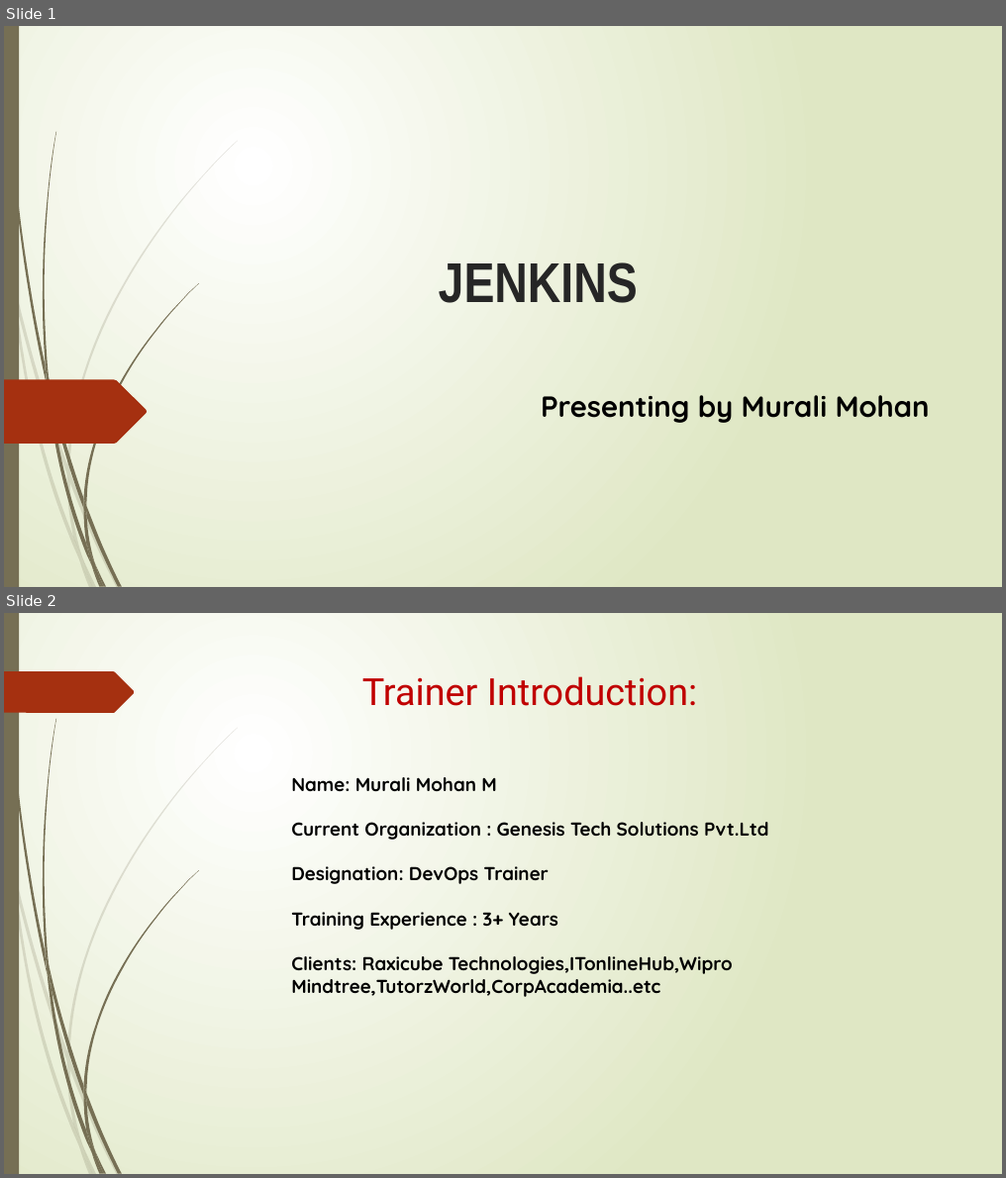
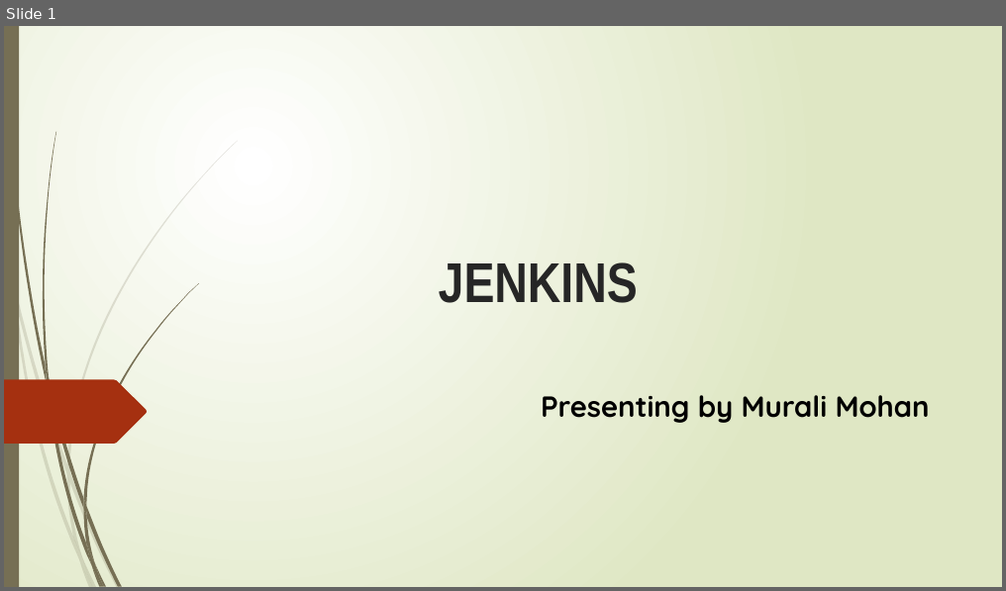
Before and after one commit to Msocial123/Gainsight-Training, a slide deck: Jenkins Presentation - Vallika.pptx. Shown one above the other, each under a label of ours: slides 1 and 2 before the commit, slide 1 after it. The pictures are 1006x1178 and 1006x591 pixels, drawn with LibreOffice and Linux fonts; fonts in the diff are those of the drawing. Boxes give left, top, right and bottom in pixels: in the first picture for what was removed or moved away, otherwise in the second. Text is boxed around its words. In the diff, an @@ line names an element or a change of style, - is before the commit and + after.

```diff
--- a/Jenkins Presentation - Vallika.pptx
+++ b/Jenkins Presentation - Vallika.pptx
@@ slide 2 removed at [4,613,1002,1174], background gradient #FFFFFF to #DFE8C4; not listed: 23 template elements that a slide beside it also shows @@
@@ freeform shape removed at [4,671,135,713] @@
@@ title removed at [362,676,697,706] @@
-Trainer Introduction:
@@ text removed at [291,777,768,997] @@
-Name: Murali Mohan M
-Current Organization : Genesis Tech Solutions Pvt.Ltd
-Designation: DevOps Trainer
-Training Experience : 3+ Years
-Clients: Raxicube Technologies,ITonlineHub,Wipro
-Mindtree,TutorzWorld,CorpAcademia..etc
```
Also in this commit, not shown: 16 other files.
